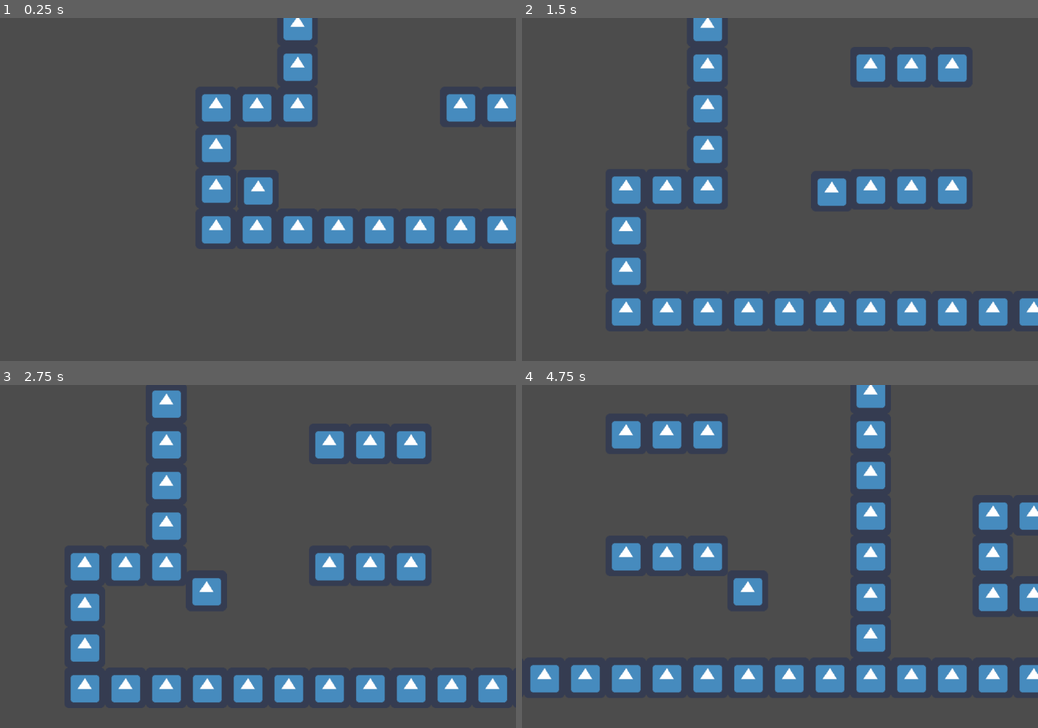
Above: before the commit, frames 1-4 (two rows, left to right).
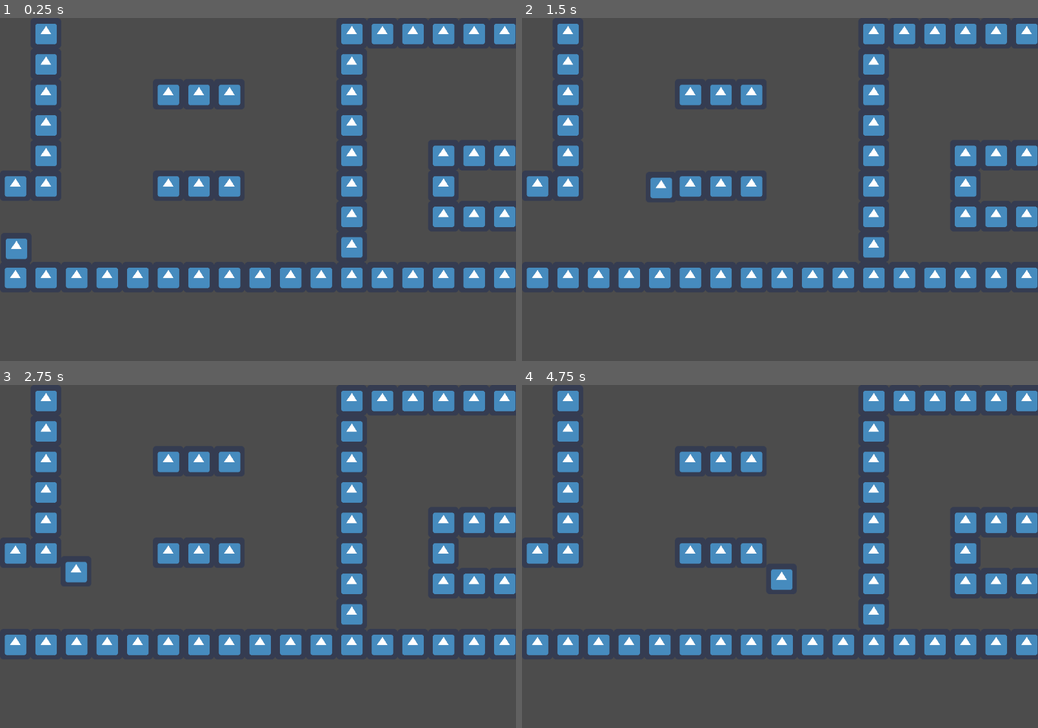
Above: after the commit, the same moments.

Repository: VMoonDev/SlimeShuffle
Game: Godot game, scene res://Level1/Level1.tscn
Same seed, same stepped clock (60 frames per second), same inputs: the game is played once before the commit and once after it. The engine's default icon, where the game draws it, is replaced by a stand-in: a white triangle on a blue panel in a dark square.
Inputs:
- Up to frame 1 (0.25 s): no input
- Up to frame 2 (1.5 s): tap Enter at 0.5 s; hold D (move_right) from 0.53 s (still down); tap E (attack) at 0.6, 1.35 s; tap Space (jump) at 0.77 s
- Up to frame 3 (2.75 s): tap Space (jump) at 1.52 s; release D (move_right) at 2.03 s; hold A (move_left) from 2.03 s (still down); tap E (attack) at 2.1 s
- Up to frame 4 (4.75 s): release A (move_left) at 2.78 s; hold D (move_right) 2.78-4.28 s; tap E (attack) at 2.85, 3.6, 4.35 s; tap Space (jump) at 3.02, 3.77, 4.52 s; hold A (move_left) from 4.28 s (still down)

The runs differ from the first frame. In frame 1, 19% of the frame differs, in the area x 0-100%, y 0-79%; in frame 2, 22%; in frame 3, 24%, in the area x 0-100%, y 1-93%; in frame 4, 23%.

Commit message:
Add level hotswap

Diff:
--- /dev/null
+++ b/project/Game/Game.gd
@@ -0,0 +1,17 @@
+extends Node2D
+
+
+func _ready():
+	get_tree().paused = true
+	get_node("Level2").visible = false
+	get_node("Level1").pause_mode = Node.PAUSE_MODE_PROCESS
+	get_node("Level1/Pawn/Camera2D").current = true
+
+
+func _on_GameTimer_timeout():
+	get_node("Level1").visible = false
+	get_node("Level2").visible = true
+	get_node("Level1").pause_mode = Node.PAUSE_MODE_STOP
+	get_node("Level2").pause_mode = Node.PAUSE_MODE_PROCESS
+	get_node("Level1/Pawn/Camera2D").current = false
+	get_node("Level2/Pawn/Camera2D").current = true
--- /dev/null
+++ b/project/Game/Game.tscn
@@ -0,0 +1,21 @@
+[gd_scene load_steps=4 format=2]
+
+[ext_resource path="res://Level1/Level1.tscn" type="PackedScene" id=1]
+[ext_resource path="res://Level2/Level2.tscn" type="PackedScene" id=2]
+[ext_resource path="res://Game/Game.gd" type="Script" id=3]
+
+[node name="Game" type="Node2D"]
+script = ExtResource( 3 )
+
+[node name="Level1" parent="." instance=ExtResource( 1 )]
+pause_mode = 2
+
+[node name="Level2" parent="." instance=ExtResource( 2 )]
+visible = false
+
+[node name="GameTimer" type="Timer" parent="."]
+pause_mode = 2
+wait_time = 10.0
+autostart = true
+
+[connection signal="timeout" from="GameTimer" to="." method="_on_GameTimer_timeout"]
--- a/project/Level1/Level1.tscn
+++ b/project/Level1/Level1.tscn
@@ -40,10 +40,6 @@
 [node name="Pawn" parent="." groups=["Persist"] instance=ExtResource( 1 )]
 position = Vector2( 34, 482 )
 
-[node name="PauseTimer" type="Timer" parent="."]
-wait_time = 10.0
-autostart = true
-
 [node name="JumpPowerUp" parent="." instance=ExtResource( 4 )]
 position = Vector2( 1802, 459 )
 
--- a/project/Level2/Level2.tscn
+++ b/project/Level2/Level2.tscn
@@ -1,8 +1,8 @@
 [gd_scene load_steps=6 format=2]
 
 [ext_resource path="res://Pawn/Pawn.tscn" type="PackedScene" id=1]
-[ext_resource path="res://Level1/Level1.gd" type="Script" id=2]
 [ext_resource path="res://icon.png" type="Texture" id=3]
+[ext_resource path="res://JumpPower/JumpPower.tscn" type="PackedScene" id=4]
 
 [sub_resource type="ConvexPolygonShape2D" id=1]
 points = PoolVector2Array( 64, 64, 0, 64, 0, 0, 64, 0 )
@@ -30,18 +30,26 @@
 } ]
 0/z_index = 0
 
-[node name="Level2" type="Node2D"]
-script = ExtResource( 2 )
+[node name="Level1" type="Node2D"]
 
 [node name="TileMap" type="TileMap" parent="."]
 tile_set = SubResource( 2 )
+collision_layer = 2
+collision_mask = 2
 format = 1
-tile_data = PoolIntArray( 131076, 0, 0, 196612, 0, 0, 196613, 0, 0, 196614, 0, 0, 262150, 0, 0, 262151, 0, 0, 262152, 0, 0, 327688, 0, 0, 327689, 0, 0, 327690, 0, 0, 327691, 0, 0, 393227, 0, 0, 393228, 0, 0, 524288, 0, 0, 524289, 0, 0, 524290, 0, 0, 524291, 0, 0, 524292, 0, 0, 524293, 0, 0, 524294, 0, 0, 524295, 0, 0, 524296, 0, 0, 524297, 0, 0, 524298, 0, 0, 524299, 0, 0, 524300, 0, 0, 524301, 0, 0, 524302, 0, 0, 524303, 0, 0 )
+tile_data = PoolIntArray( 393215, 0, 0, 327680, 0, 0, 327681, 0, 0, 458751, 0, 0, 393223, 0, 0, 393230, 0, 0, 524287, 0, 0, 458759, 0, 0, 458766, 0, 0, 589823, 0, 0, 524288, 0, 0, 524289, 0, 0 )
 
 [node name="Pawn" parent="." groups=["Persist"] instance=ExtResource( 1 )]
+position = Vector2( -30, 286 )
+collision_layer = 2
+collision_mask = 2
 
-[node name="PauseTimer" type="Timer" parent="."]
-wait_time = 10.0
-autostart = true
+[node name="JumpPowerUp" parent="." instance=ExtResource( 4 )]
+position = Vector2( 1802, 459 )
+collision_layer = 2
+collision_mask = 2
 
-[connection signal="timeout" from="PauseTimer" to="." method="_on_PauseTimer_timeout"]
+[node name="JumpPowerUp2" parent="." instance=ExtResource( 4 )]
+position = Vector2( 1156, -446 )
+collision_layer = 2
+collision_mask = 2
--- a/project/Pawn/Pawn.tscn
+++ b/project/Pawn/Pawn.tscn
@@ -26,7 +26,6 @@
 shape = SubResource( 2 )
 
 [node name="Camera2D" type="Camera2D" parent="."]
-current = true
 zoom = Vector2( 0.75, 0.75 )
 drag_margin_h_enabled = true
 drag_margin_v_enabled = true
